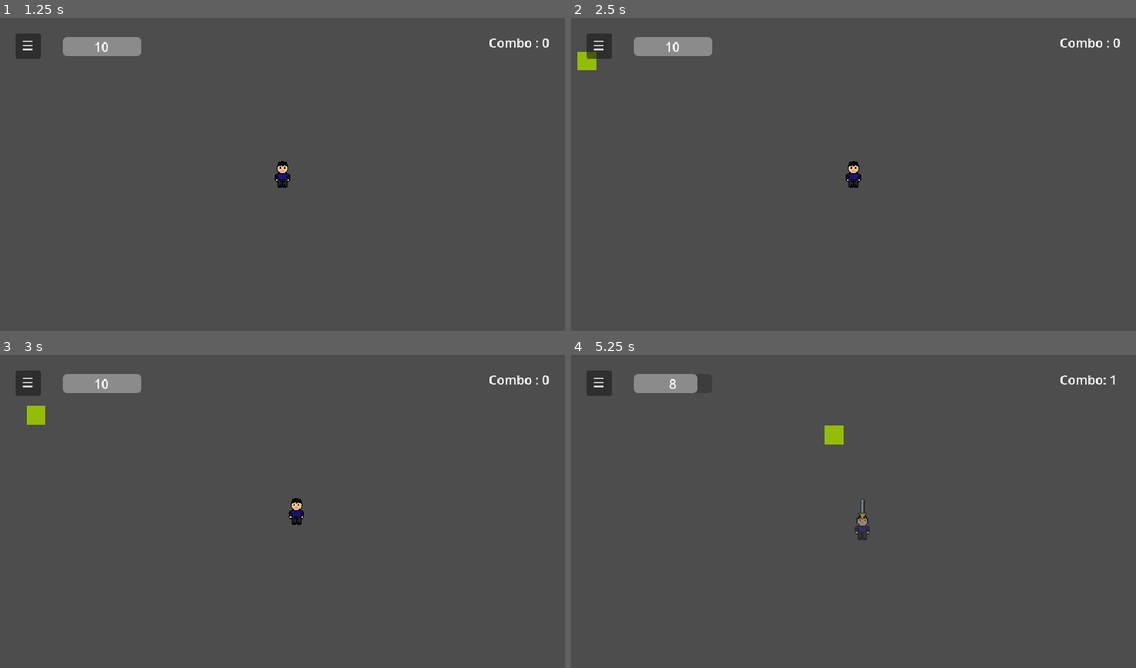
Above: before the commit, frames 1-4 (two rows, left to right).
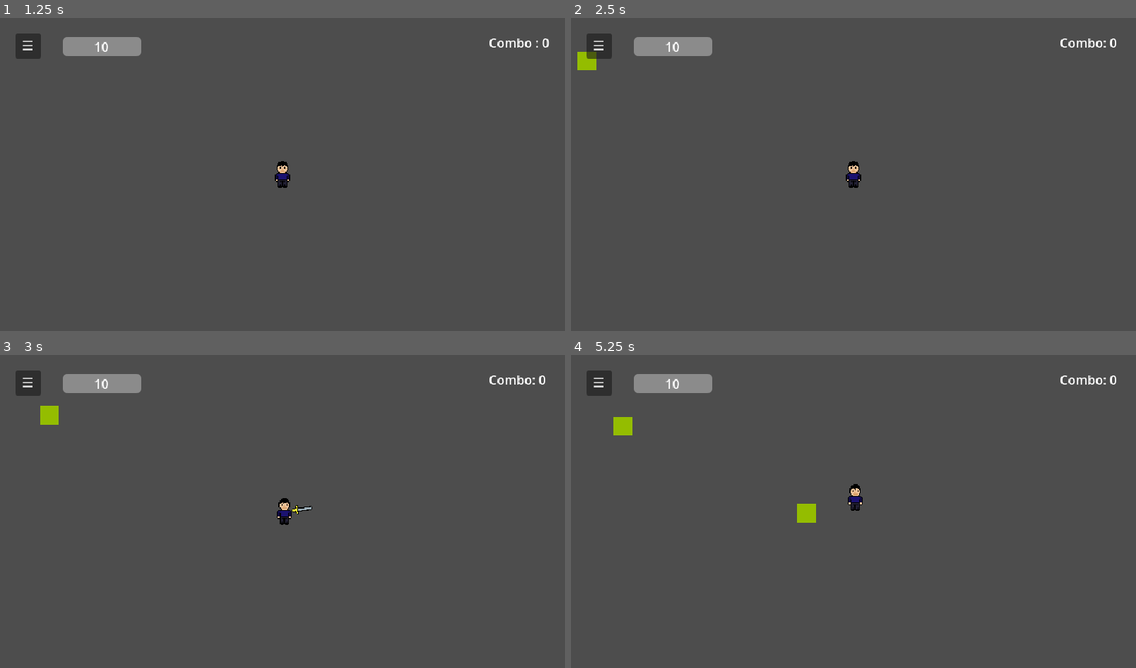
Above: after the commit, the same moments.

Repository: cakusers/project-glaux
Game: Godot game, scene res://ui/main_menu/MainMenu.tscn
Same seed, same stepped clock (60 frames per second), same inputs: the game is played once before the commit and once after it.
Inputs (mouse positions are in pixels of both pictures, inside the frame that each line leads up to):
- Up to frame 1 (1.25 s): click "Mulai" at 0.5 s
- Up to frame 2 (2.5 s): click "☰" at 1.25 s; click "Lanjut Main" at 2 s
- Up to frame 3 (3 s): move the mouse to (406, 495) at 2.77 s; hold D (move_right) from 2.78 s (still down); click (406, 495) at 2.85 s
- Up to frame 4 (5.25 s): tap Space (attack, bound only before the commit) at 3.05, 3.6, 4.55, 5.1 s; move the mouse to (740, 527) at 3.52 s; release D (move_right) at 3.53 s; hold S (move_down) 3.53-4.28 s; click (740, 527) at 3.8 s; move the mouse to (910, 442) at 4.27 s; hold D (move_right) 4.28-5.03 s; click (910, 442) at 4.35 s; move the mouse to (825, 574) at 5.02 s; hold W (move_up) from 5.03 s (still down)

Frame 1 is identical in both runs. In frame 2, less than 0.1% of the frame differs, in the area x 94-98%, y 6-10%; in frame 3, 0.7%; in frame 4, 1.2%, in the area x 7-97%, y 6-60%.

Commit message:
fixed one frame detection attack

Diff:
--- a/entities/Enemy/Enemy.tscn
+++ b/entities/Enemy/Enemy.tscn
@@ -1,17 +1,20 @@
-[gd_scene load_steps=5 format=3 uid="uid://dxf1daw1f4vhe"]
+[gd_scene load_steps=6 format=3 uid="uid://dxf1daw1f4vhe"]
 
 [ext_resource type="Script" uid="uid://dt8xhtytwrgqe" path="res://entities/Enemy/script/enemy.gd" id="1_2pb1h"]
 [ext_resource type="PackedScene" uid="uid://bs7e5xksucycg" path="res://entities/shared/components/health/HealthComponent.tscn" id="2_mvb52"]
 [ext_resource type="PackedScene" uid="uid://be48i4wfalh6x" path="res://entities/shared/components/movement/MovementComponent.tscn" id="3_lnuim"]
 
 [sub_resource type="CircleShape2D" id="CircleShape2D_3o4wt"]
+radius = 8.0
+
+[sub_resource type="CircleShape2D" id="CircleShape2D_lnuim"]
 
 [node name="Enemy" type="CharacterBody2D"]
 position = Vector2(10, 10)
 collision_layer = 4
 script = ExtResource("1_2pb1h")
+attack_knockback_force = 200.0
 attack_cooldown = 0.6
-metadata/_edit_group_ = true
 
 [node name="ColorRect" type="ColorRect" parent="."]
 offset_left = -20.0
@@ -28,3 +31,9 @@
 
 [node name="MovementComponent" parent="." instance=ExtResource("3_lnuim")]
 speed = 100.0
+
+[node name="AttackArea" type="Area2D" parent="."]
+
+[node name="CollisionShape2D" type="CollisionShape2D" parent="AttackArea"]
+position = Vector2(-10, -10)
+shape = SubResource("CircleShape2D_lnuim")
--- a/entities/Enemy/script/enemy.gd
+++ b/entities/Enemy/script/enemy.gd
@@ -4,6 +4,7 @@
 # --- COMPONENTS ---
 @onready var health_comp = $HealthComponent
 @onready var move_comp = $MovementComponent # <--- BARU
+@onready var attack_area = $AttackArea
 
 # --- VARIABLES ---
 var player: Player = null # Kita pakai Tipe Data 'Player' agar autocompletion jalan
@@ -20,6 +21,7 @@
 	# Sambungkan Sinyal
 	health_comp.died.connect(_on_died)
 	health_comp.damaged.connect(_on_damaged) # Untuk efek visual
+	attack_area.body_entered.connect(_on_attack_area_body_entered)
 
 func _physics_process(_delta):
 
@@ -34,9 +36,6 @@
 	else:
 		move_comp.move(Vector2.ZERO)
 
-	# 2. HANDLE ATTACK
-	check_contact_damage()
-
 # Fungsi logika serangan (Menabrak Player)
 func check_contact_damage():
 	# Kita cek semua tabrakan fisik saat ini
@@ -49,23 +48,29 @@
 			attack_target(collider)
 
 # --- FUNGSI SIGNAL RECEIVER ---
+func _on_attack_area_body_entered(body):
+	# Jika yang masuk ke area adalah Player, dan kita tidak sedang cooldown
+	if body is Player and not is_attacking:
+		attack_target(body)
+
 func attack_target(target: Player):
-	if is_attacking: return # Cegah serangan spam
-
 	is_attacking = true
 
-	# 1. Deal Damage & Knockback
+	# Deal Damage & Knockback
 	target.take_damage(damage_amount)
 	target.apply_knockback(global_position, attack_knockback_force)
 
-	# 2. Musuh Mundur Sedikit (Opsional, biar gak nempel banget)
-	# move_comp.apply_knockback(target.global_position, 200.0)
+	# Tunggu Cooldown
+	await get_tree().create_timer(attack_cooldown).timeout
+	is_attacking = false
 
-	# 3. Tunggu Cooldown
-	await get_tree().create_timer(attack_cooldown).timeout
-
-	# 4. Selesai Cooldown, boleh kejar lagi
-	is_attacking = false
+	# [TAMBAHAN CERDAS]
+	# Setelah cooldown selesai, cek lagi apakah Player MASIH ada di dalam area?
+	# Kalau masih nempel, pukul lagi!
+	var overlapping_bodies = attack_area.get_overlapping_bodies()
+	for body in overlapping_bodies:
+		if body is Player:
+			_on_attack_area_body_entered(body) # Panggil fungsi serangan lagi
 
 
 # Wrapper agar Player bisa memukul Musuh (PENTING)
--- a/entities/Player/Player.tscn
+++ b/entities/Player/Player.tscn
@@ -8,8 +8,8 @@
 [ext_resource type="PackedScene" uid="uid://be48i4wfalh6x" path="res://entities/shared/components/movement/MovementComponent.tscn" id="6_6jj1d"]
 
 [sub_resource type="CapsuleShape2D" id="CapsuleShape2D_onrkg"]
-radius = 8.0
-height = 24.0
+radius = 7.0
+height = 14.0
 
 [node name="Player" type="CharacterBody2D" groups=["player"]]
 script = ExtResource("1_onrkg")
@@ -38,3 +38,4 @@
 regen_wait_time = 1.5
 
 [node name="MovementComponent" parent="." instance=ExtResource("6_6jj1d")]
+knockback_friction = 12.0
--- a/entities/Player/components/combat/CombatComponent.tscn
+++ b/entities/Player/components/combat/CombatComponent.tscn
@@ -4,7 +4,7 @@
 [ext_resource type="Texture2D" uid="uid://4wf6yvg1aldo" path="res://entities/Player/assets/Sword.png" id="2_3hk6c"]
 
 [sub_resource type="RectangleShape2D" id="RectangleShape2D_q4arx"]
-size = Vector2(22, 28)
+size = Vector2(25, 28)
 
 [node name="Combat" type="Node2D"]
 script = ExtResource("1_pkx50")
@@ -21,6 +21,6 @@
 texture = ExtResource("2_3hk6c")
 
 [node name="CollisionShape2D" type="CollisionShape2D" parent="Hitbox"]
-position = Vector2(19, 0)
+position = Vector2(20.5, 0)
 shape = SubResource("RectangleShape2D_q4arx")
 debug_color = Color(0.86208916, 0.26644588, 0.61754507, 0.41960785)
--- a/entities/Player/components/combat/combat_component.gd
+++ b/entities/Player/components/combat/combat_component.gd
@@ -3,54 +3,52 @@
 
 # Variabel Combo
 signal combo_changed(new_count)       # Sinyal untuk Combo
+
 var combo_count = 0
 var is_attacking = false
 @onready var hitbox = $Hitbox # Mengambil node Hitbox
 @onready var sword_sprite = $Hitbox/Sprite2D
 
+@export var attack_duration = 0.2 # Seberapa lama pedang muncul
+var enemies_hit_this_swing = []
+
 func _ready():
-	# Pastikan hitbox mati di awal
-	hitbox.monitoring = false
+	hitbox.monitoring = false       # Matikan deteksi di awal
+	hitbox.monitorable = false      # Biar efisien
 	sword_sprite.visible = false
+
+	# Sambungkan sinyal: Kalau ada yang masuk hitbox, panggil fungsi _on_hit
+	hitbox.body_entered.connect(_on_body_entered)
 
 func attack():
 	if is_attacking:
-		return # Jangan serang kalau sedang nyerang
+		return
 
 	is_attacking = true
 
-	# 1. TAMPILKAN PEDANG
+	# 1. RESET LIST MUSUH
+	# Kita kosongkan daftar korban, karena ini serangan baru
+	enemies_hit_this_swing.clear()
+
+	# 2. NYALAKAN PEDANG (VISUAL & LOGIKA)
 	sword_sprite.visible = true
 
-	hitbox.monitoring = true
-	await get_tree().physics_frame
+	hitbox.monitoring = true    # Mulai memantau tabrakan
+	hitbox.monitorable = true
 
-	var bodies = hitbox.get_overlapping_bodies()
-	var enemies_hit_this_frame = 0
+	# 3. CEK MUSUH YANG *SUDAH* NEMPEL DULUAN (Point Blank)
+	# Karena sinyal body_entered hanya mendeteksi yang BARU masuk
+	for body in hitbox.get_overlapping_bodies():
+		_on_body_entered(body)
 
-	for body in bodies:
-		# Kita pakai class_name Enemy biar lebih elegan (jika sudah kamu terapkan)
-		# Atau pakai body.has_method("take_damage") seperti sebelumnya
-		if body.has_method("take_damage") and body != owner:
-			body.take_damage(1)
+	# 4. TUNGGU DURASI ANIMASI
+	# Selama waktu ini, sinyal body_entered akan terus aktif memburu musuh
+	await get_tree().create_timer(attack_duration).timeout
 
-			# Logika Knockback
-			# Perhatikan: 'global_position' di sini adalah posisi komponen ini (yg nempel di player)
-			if body.has_method("apply_knockback"):
-				body.apply_knockback(global_position, 500.0)
-
-			combo_count += 1
-			enemies_hit_this_frame += 1
-
-	if enemies_hit_this_frame > 0:
-		# Emit sinyal lokal, nanti Player yang akan meneruskan ke HUD
-		combo_changed.emit(combo_count)
-
-	await get_tree().create_timer(0.2).timeout
-
-	# 2. SEMBUNYIKAN
+	# 5. MATIKAN PEDANG
 	sword_sprite.visible = false
 	hitbox.monitoring = false
+	hitbox.monitorable = false
 	is_attacking = false
 
 	reset_combo_after_delay()
@@ -62,3 +60,29 @@
 	if combo_count == current_combo:
 		combo_count = 0
 		combo_changed.emit(combo_count)
+
+# FUNGSI EKSEKUTOR DAMAGE
+func _on_body_entered(body):
+	# Syarat 1: Jangan pukul diri sendiri (Player)
+	if body == owner or body == get_parent():
+		return
+
+	# Syarat 2: Musuh ini sudah kena pukul di ayunan ini belum?
+	if body in enemies_hit_this_swing:
+		return # Kalau sudah, abaikan (biar musuh gak kena 10x damage dalam 1 detik)
+
+	# Syarat 3: Pastikan dia musuh (punya HP)
+	if body.has_method("take_damage"):
+		# --- EKSEKUSI ---
+		body.take_damage(1)
+
+		if body.has_method("apply_knockback"):
+			# Arah knockback dari posisi Player (global_position komponen ini)
+			body.apply_knockback(global_position, 400.0) # Sesuaikan force-nya
+
+		# Catat musuh ini ke daftar korban
+		enemies_hit_this_swing.append(body)
+
+		# Update Combo
+		combo_count += 1
+		combo_changed.emit(combo_count)
--- a/entities/Player/scipt/player.gd
+++ b/entities/Player/scipt/player.gd
@@ -25,6 +25,8 @@
 	health_comp.healed.connect(_on_healed)
 
 func _physics_process(delta):
+
+	combat_comp.look_at(get_global_mouse_position())
 	# Cek input serangan
 	if Input.is_action_just_pressed("attack"):
 		combat_comp.attack()
@@ -32,18 +34,28 @@
 	if not combat_comp.is_attacking:
 		var direction = Input.get_vector("move_left", "move_right", "move_up", "move_down")
 
-		# Rotasi pedang (Visual) tetap diatur Player karena ini preferensi input
-		if direction:
-			combat_comp.rotation = direction.angle()
 
 		# Suruh komponen bergerak sesuai arah input
 		move_comp.move(direction)
-	else:
-		# Kalau nyerang, diam (kirim Vector2.ZERO), tapi knockback tetap jalan di dalam component
-		move_comp.move(Vector2.ZERO)
+
+	update_sprite_direction()
 
 	var is_moving = velocity.length() > 10.0
 	regen_comp.handle_regen_logic(delta, is_moving or combat_comp.is_attacking)
+
+func update_sprite_direction():
+	# Cek posisi mouse relatif terhadap player
+	var mouse_x = get_global_mouse_position().x
+	var player_x = global_position.x
+
+	# Jika mouse ada di kiri player, flip sprite
+	# Asumsi node sprite bernama 'Sprite2D'
+	if mouse_x < player_x:
+		$Sprite2D.flip_h = true
+		# PENTING: Jika sprite dibalik, posisi CombatComponent mungkin perlu disesuaikan
+		# atau biarkan CombatComponent menangani rotasinya sendiri (karena kita pakai look_at)
+	else:
+		$Sprite2D.flip_h = false
 
 func take_damage(amount):
 	regen_comp.reset_regen()
--- a/project.godot
+++ b/project.godot
@@ -47,6 +47,6 @@
 }
 attack={
 "deadzone": 0.2,
-"events": [Object(InputEventKey,"resource_local_to_scene":false,"resource_name":"","device":-1,"window_id":0,"alt_pressed":false,"shift_pressed":false,"ctrl_pressed":false,"meta_pressed":false,"pressed":false,"keycode":0,"physical_keycode":32,"key_label":0,"unicode":32,"location":0,"echo":false,"script":null)
+"events": [Object(InputEventMouseButton,"resource_local_to_scene":false,"resource_name":"","device":-1,"window_id":0,"alt_pressed":false,"shift_pressed":false,"ctrl_pressed":false,"meta_pressed":false,"button_mask":1,"position":Vector2(121, 21),"global_position":Vector2(128, 58),"factor":1.0,"button_index":1,"canceled":false,"pressed":true,"double_click":false,"script":null)
 ]
 }
